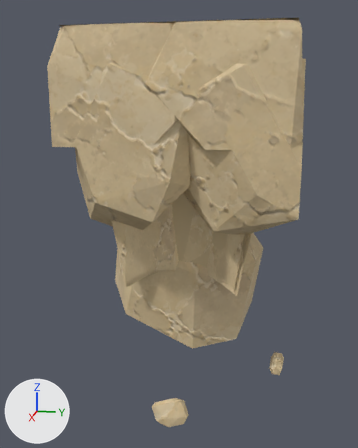
Before and after pictures for a commit that changed the glTF model assets/custom/models/ground_modules/ground_bottom_island_02.glb.
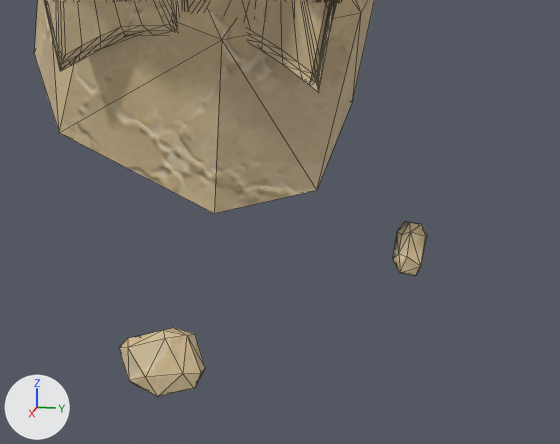
Old and new are each drawn whole from a 50 mm lens placed at (3.11, 0.95, 0.59), pointed at (0.52, 0.43, -0.05) and again close up on the part from 28% to 95% of the width and 57% to 100% of the height. Every picture has the same lights, and +X, +Y and +Z are marked at lower left. The last two pictures show the newer version. The close-ups show mesh edges as thin lines. Vertices at exactly the same position are counted once.

Script lines for the objects in view, before the commit:
```python
me_groundbottomisland02_bodyshouldermesh = bpy.data.meshes.new('GroundBottomIsland02_BodyShoulderMesh')
me_groundbottomisland02_bodyshouldermesh.from_pydata(...)  # 1469 vertices, 2609 faces; spans x -0.04..1.04, y -0.04..1.04, z -0.98..0.91
me_groundbottomisland02_bodyshouldermesh.materials.append(mat_sandstone_plate_1_001)
me_groundbottomisland02_bodyshouldermesh.materials.append(mat_sandstone_plate_2_001)
me_groundbottomisland02_bodyshouldermesh.materials.append(mat_sandstone_plate_3_001)
me_groundbottomisland02_bodyshouldermesh.materials.append(mat_sandstone_plate_4_001)
me_groundbottomisland02_bodyshouldermesh.materials.append(mat_sandstone_plate_5_001)
me_groundbottomisland02_bodyshouldermesh.materials.append(mat_sandstone_plate_6_001)
me_groundbottomisland02_bodyshouldermesh.materials.append(mat_sandstone_plate_7_001)
me_groundbottomisland02_bodyshouldermesh.materials.append(mat_sandstone_plate_8_001)
me_groundbottomisland02_bodyshouldermesh.materials.append(mat_sandstone_plate_9_001)
me_groundbottomisland02_bodyshouldermesh.materials.append(mat_sandstone_plate_10_001)
me_groundbottomisland02_bodyshouldermesh.materials.append(mat_sandstone_plate_11_001)
me_groundbottomisland02_bodyshouldermesh.materials.append(mat_sandstone_plate_12_001)
me_groundbottomisland02_bodyshouldermesh.materials.append(mat_sandstone_plate_13_001)
me_groundbottomisland02_bodyshouldermesh.materials.append(mat_groundmodulerecess)  # beige #cdb890
ob_groundbottomisland02_body = bpy.data.objects.new('GroundBottomIsland02_Body', me_groundbottomisland02_bodyshouldermesh)
ob_groundbottomisland02_body.location = (0.0, 0.0, 0.0)
```
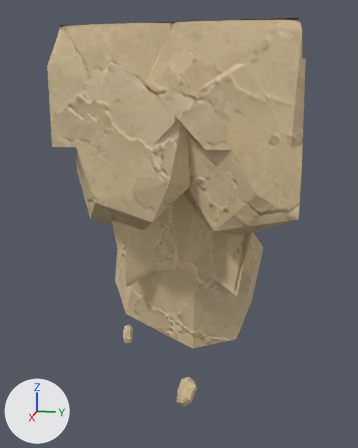
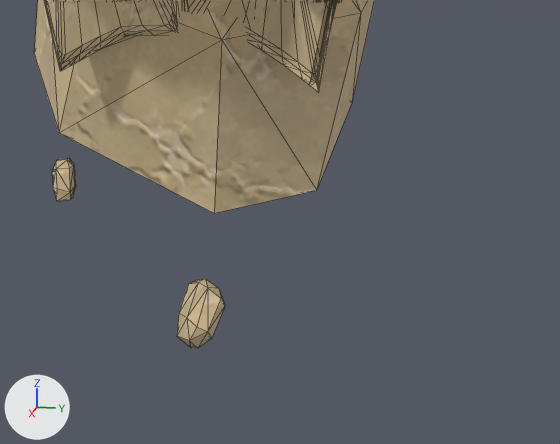
Changed parts and their boxes (x1, y1, x2, y2) in the close-ups (560 x 444 px; the box of a moved part takes in the faces that stretch with it):
```json
{"object": "GroundBottomIsland02_Body", "change": "reshaped", "before": [34, 0, 427, 397], "after": [34, 0, 375, 348]}
{"part": 1, "of": "me_groundbottomisland02_bodyshouldermesh", "change": "moved or reshaped", "before": [393, 221, 427, 276], "after": [52, 158, 76, 201]}
{"part": 2, "of": "me_groundbottomisland02_bodyshouldermesh", "change": "moved or reshaped", "before": [119, 328, 205, 397], "after": [177, 279, 225, 348]}
```

The change, as JSON lines over the scene's bpy script:
```json
{"block": "me_groundbottomisland02_bodyshouldermesh", "where": "# used by ob_groundbottomisland02_body; location = (0.0, 0.0, 0.0)"}
{"op": "remove", "block": "me_groundbottomisland02_bodyshouldermesh", "code": "me_groundbottomisland02_bodyshouldermesh.from_pydata(...)  # 1469 vertices, 2609 faces; spans x -0.04..1.04, y -0.04..1.04, z -0.98..0.91"}
{"op": "add", "block": "me_groundbottomisland02_bodyshouldermesh", "code": "me_groundbottomisland02_bodyshouldermesh.from_pydata(...)  # 1469 vertices, 2609 faces; spans x -0.04..1.04, y -0.04..1.04, z -0.97..0.91"}
{"block": "me_groundbottomisland02_bodyshouldermesh", "change": "me_groundbottomisland02_bodyshouldermesh part 1: the loose piece of 24 vertices spanning x 0.37..0.48, y 0.95..1.03, z -0.96..-0.81 is multiplied about its middle by the matrix ((0.884, -0.028, 0.061), (0.043, 0.858, -0.222), (-0.052, 0.224, 0.857)), then moved by (-0.06, -0.92, 0.07)"}
{"block": "me_groundbottomisland02_bodyshouldermesh", "change": "me_groundbottomisland02_bodyshouldermesh part 2: 24 of 1469 vertices moved; they spanned x 0.94..1.04, y 0.38..0.57, z -0.98..-0.82 and now span x 0.7..0.93, y 0.47..0.59, z -0.97..-0.79; mean shift (-0.17, 0.05, 0.02); largest move (0.97, 0.38, -0.89) -> (0.7, 0.49, -0.9)"}
```
